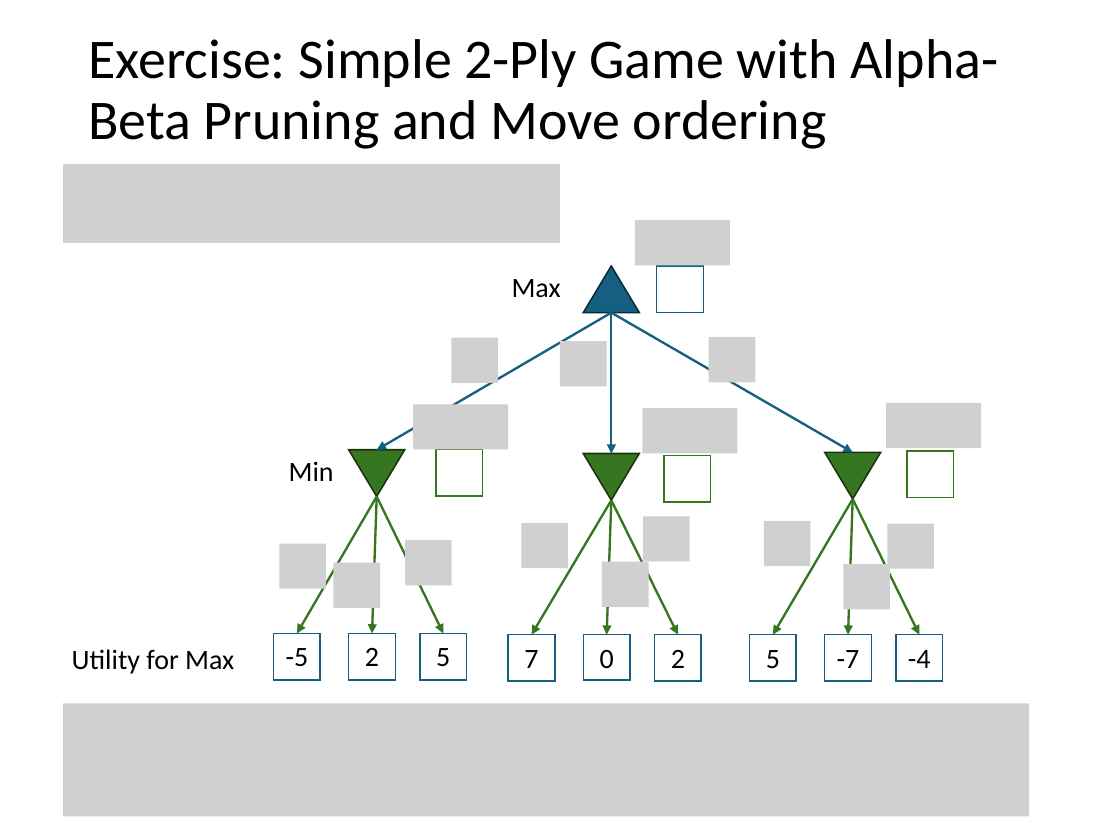
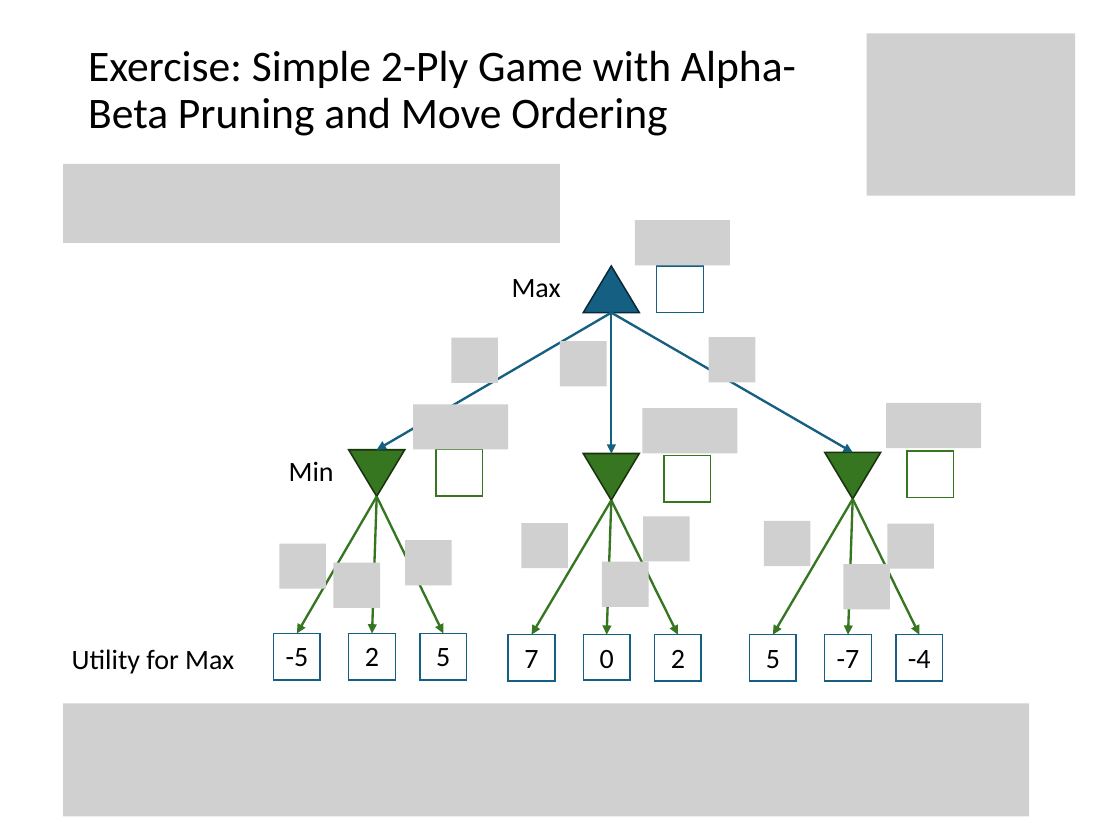
Before and after one commit to mhahsler/CS7320-AI, a slide deck: slide 27 of slides/05_games.pptx (slide 26 before the commit). Drawn at 1120x840 pixels with LibreOffice and Linux fonts; fonts in the diff are those of the drawing; grey boxes stand for pictures. Boxes give left, top, right and bottom in pixels: in the first picture for what was removed or moved away, otherwise in the second. Text is boxed around its words. In the diff, an @@ line names an element or a change of style, - is before the commit and + after.

```diff
--- a/slides/05_games.pptx
+++ b/slides/05_games.pptx
@@ title at [88,50,796,136]: text changed; size 36 to 28 pt @@
-Exercise: Simple 2-Ply Game with Alpha-Beta Pruning and Move ordering
+Exercise: Simple 2-Ply Game with Alpha-Beta Pruning and Move Ordering
@@ picture added at [867,34,1075,196] @@
```
Also in this commit, not shown: 7 other slides changed, 1 slide added, 1 other file.
